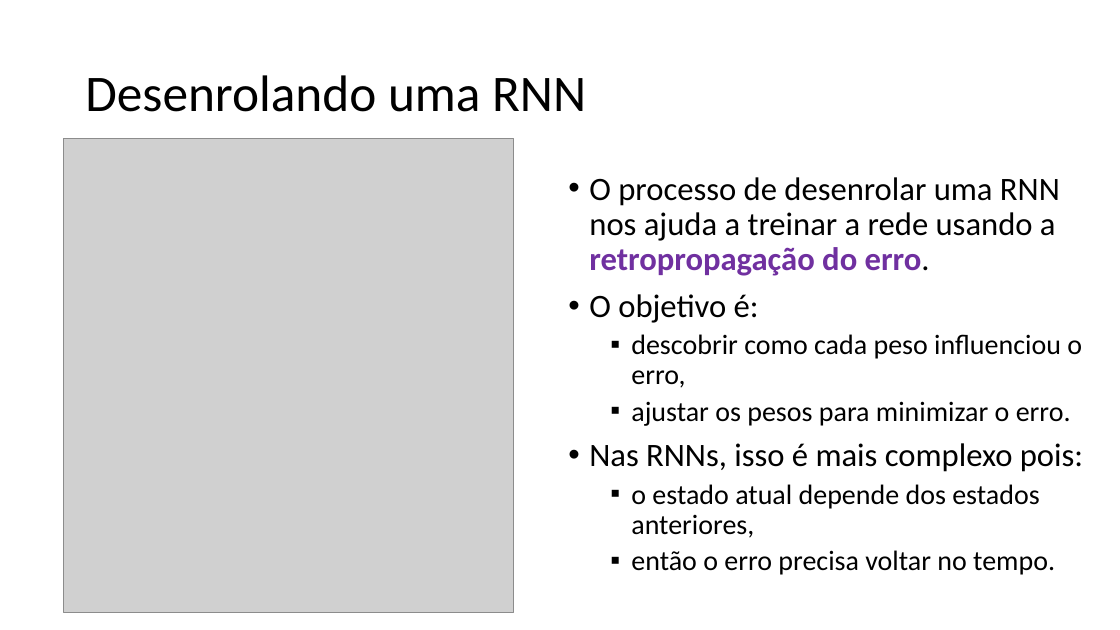
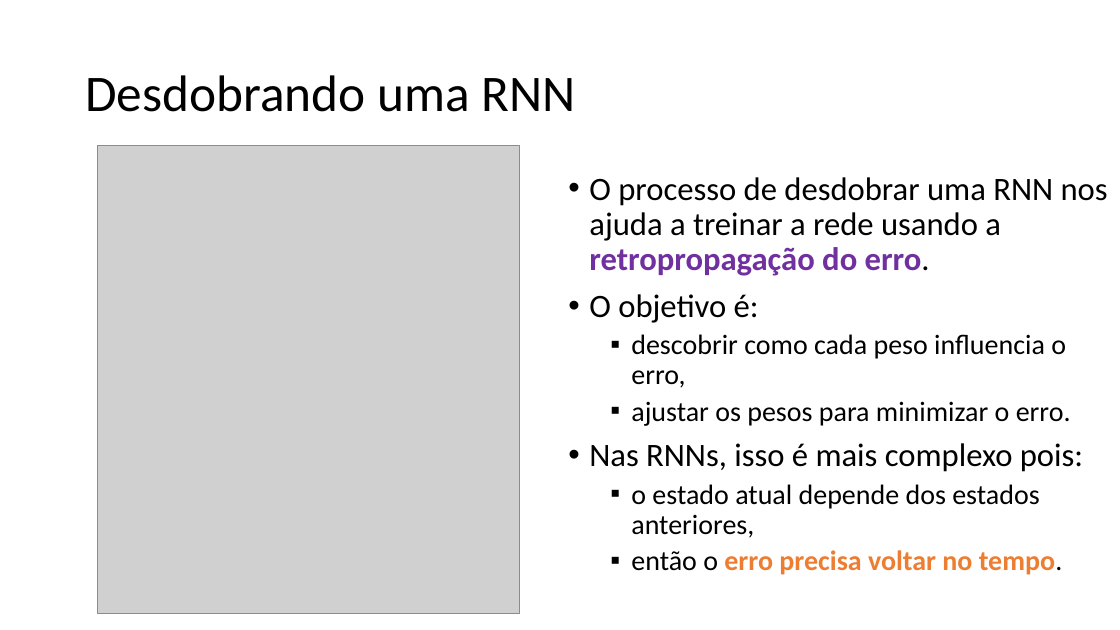
Before and after one commit to zz4fap/c24_inteligencia_artificial, a slide deck: slide 21 of slides/C24_RNN.pptx (slide 22 before the commit). Drawn at 1120x630 pixels with LibreOffice and Linux fonts; fonts in the diff are those of the drawing; grey boxes stand for pictures. Boxes give left, top, right and bottom in pixels: in the first picture for what was removed or moved away, otherwise in the second. Text is boxed around its words. In the diff, an @@ line names an element or a change of style, - is before the commit and + after.

```diff
--- a/slides/C24_RNN.pptx
+++ b/slides/C24_RNN.pptx
@@ title at [85,75,576,112]: text changed @@
-Desenrolando uma RNN
+Desdobrando uma RNN
@@ picture: place and size @@
-picture at [64,138,513,613]
+picture at [97,145,519,613]
@@ text at [589,177,1108,276]: text changed @@
-• O processo de desenrolar uma RNN nos ajuda a treinar a rede usando a retropropagação do erro.
+• O processo de desdobrar uma RNN nos ajuda a treinar a rede usando a retropropagação do erro.
@@ text at [631,334,1066,388]: text changed @@
-  ▪ descobrir como cada peso influenciou o erro,
+  ▪ descobrir como cada peso influencia o erro,
@@ text at [631,550,1063,575]: text colour #000000 to #ED7D31, bold on in "erro precisa voltar no tempo." @@
```
Also in this commit, not shown: 24 other slides changed, 7 slides added, 8 slides removed, 1 other file.
